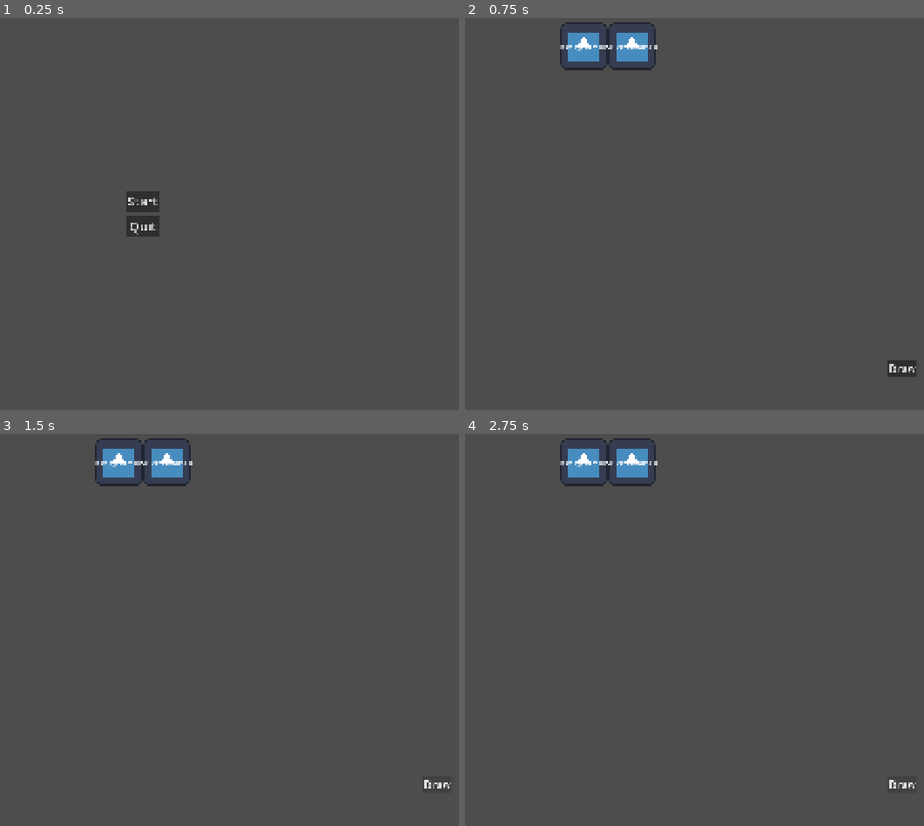
Above: before the commit, frames 1-4 (two rows, left to right).
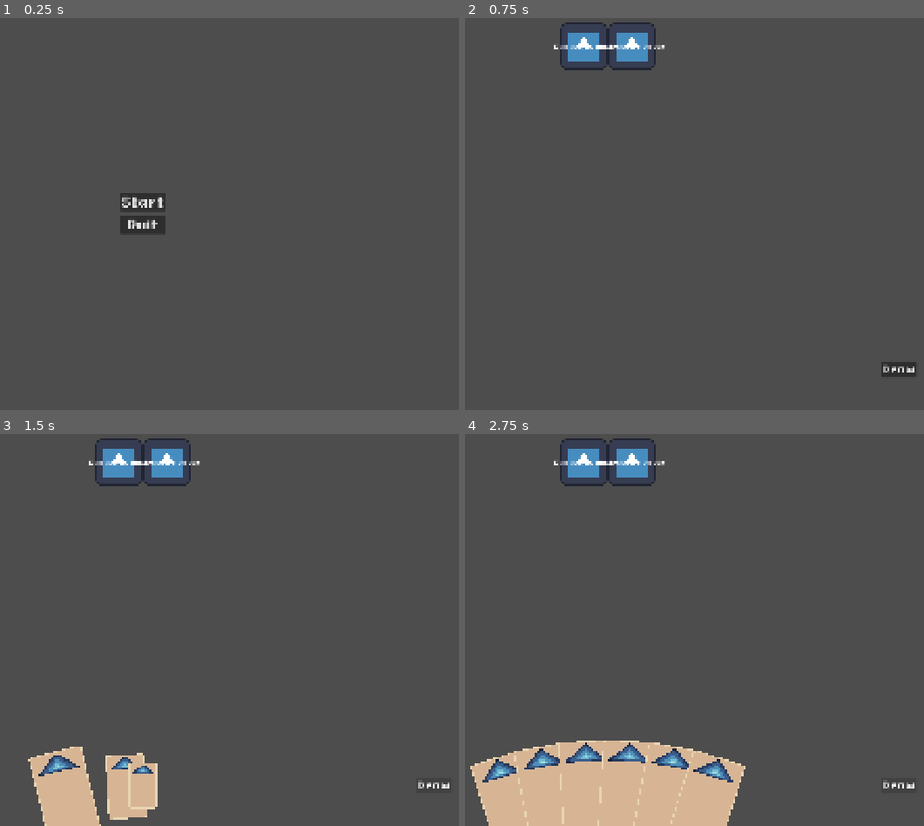
Above: after the commit, the same moments.

Repository: DyslexicWolf/CardGame
Game: Godot game, scene res://assets/Levels/SC_StartScreen.tscn
Same seed, same stepped clock (60 frames per second), same inputs: the game is played once before the commit and once after it. The engine's default icon, where the game draws it, is replaced by a stand-in: a white triangle on a blue panel in a dark square.
Inputs:
- Up to frame 1 (0.25 s): no input
- Up to frame 2 (0.75 s): click "Start" at 0.5 s
- Up to frame 3 (1.5 s): click "Draw" at 1.25 s
- Up to frame 4 (2.75 s): click "Draw" at 2 s

The runs differ from the first frame. In frame 1, 0.5% of the frame differs, in the area x 26-37%, y 44-56%; in frame 2, 0.3%; in frame 3, 4.2%; in frame 4, 11%, in the area x 1-99%, y 6-100%.

Commit message:
Implemented references so now testing of cards can begin

Diff:
--- a/assets/Prefabs/UIStates/PF_CombatUIState.tscn
+++ b/assets/Prefabs/UIStates/PF_CombatUIState.tscn
@@ -6,7 +6,7 @@
 [ext_resource type="PackedScene" uid="uid://csvxc575byp7d" path="res://assets/Prefabs/UI/PF_PlayerHand.tscn" id="4_282om"]
 [ext_resource type="PackedScene" uid="uid://xkxw2o7hnwgj" path="res://assets/Prefabs/UI/PF_BaseCard.tscn" id="5_hpe6p"]
 
-[node name="CombatUIState" type="Control" unique_id=711801117]
+[node name="CombatUIState" type="Control" unique_id=711801117 node_paths=PackedStringArray("player_hand")]
 layout_mode = 3
 anchors_preset = 15
 anchor_right = 1.0
@@ -14,6 +14,7 @@
 grow_horizontal = 2
 grow_vertical = 2
 script = ExtResource("1_f63og")
+player_hand = NodePath("PlayerHand")
 
 [node name="NumbersHBoxContainer" type="HBoxContainer" parent="." unique_id=438555337]
 layout_mode = 1
--- a/assets/Prefabs/UIStates/PF_InventoryUIState.tscn
+++ b/assets/Prefabs/UIStates/PF_InventoryUIState.tscn
@@ -4,6 +4,7 @@
 [ext_resource type="PackedScene" uid="uid://xkxw2o7hnwgj" path="res://assets/Prefabs/UI/PF_BaseCard.tscn" id="2_qclop"]
 [ext_resource type="PackedScene" uid="uid://dbll7yrhb02fl" path="res://assets/Prefabs/UI/PF_InventoryDeckView.tscn" id="2_qmrvt"]
 [ext_resource type="PackedScene" uid="uid://cpqlqd8iprr3k" path="res://assets/Prefabs/UI/PF_InventoryBox.tscn" id="2_ydxjn"]
+[ext_resource type="Resource" uid="uid://b7mfw844gi5yb" path="res://assets/Resources/StartingLoadouts/RES_DefaultStartingLoadout.tres" id="3_gyahp"]
 
 [node name="InventoryUIState" type="Control" unique_id=839982300 node_paths=PackedStringArray("deck_view", "inventory_box_container")]
 layout_mode = 3
@@ -16,6 +17,7 @@
 card_scene = ExtResource("2_qclop")
 deck_view = NodePath("PanelContainer/InventoryDeckView")
 inventory_box_container = NodePath("PanelContainer/InventoryHBoxContainer")
+starting_loadout = ExtResource("3_gyahp")
 
 [node name="PanelContainer" type="PanelContainer" parent="." unique_id=324391274]
 custom_minimum_size = Vector2(1350, 800)
--- /dev/null
+++ b/assets/Resources/CardResources/RES_TestCard.tres
@@ -0,0 +1,11 @@
+[gd_resource type="Resource" script_class="CardResource" format=3 uid="uid://denqx5ycqdhm4"]
+
+[ext_resource type="Texture2D" uid="uid://b0in550o5c4i6" path="res://assets/Art/Enemies/T_Triangle.png" id="1_23c4c"]
+[ext_resource type="Script" uid="uid://kc6opmo1shgd" path="res://assets/Scripts/BaseResources/GD_CardResource.gd" id="1_s4ocr"]
+
+[resource]
+script = ExtResource("1_s4ocr")
+damage = 2
+card_art_texture = ExtResource("1_23c4c")
+energy_cost = 1
+metadata/_custom_type_script = "uid://kc6opmo1shgd"
--- a/assets/Resources/StartingLoadouts/RES_DefaultStartingLoadout.tres
+++ b/assets/Resources/StartingLoadouts/RES_DefaultStartingLoadout.tres
@@ -2,7 +2,9 @@
 
 [ext_resource type="Script" uid="uid://kc6opmo1shgd" path="res://assets/Scripts/BaseResources/GD_CardResource.gd" id="1_t4hoa"]
 [ext_resource type="Script" uid="uid://cxye6rmww4fot" path="res://assets/Scripts/BaseResources/GD_StartingLoadout.gd" id="2_0ewe8"]
+[ext_resource type="Resource" uid="uid://denqx5ycqdhm4" path="res://assets/Resources/CardResources/RES_TestCard.tres" id="2_lfdnb"]
 
 [resource]
 script = ExtResource("2_0ewe8")
+deck_cards = Array[ExtResource("1_t4hoa")]([ExtResource("2_lfdnb"), ExtResource("2_lfdnb"), ExtResource("2_lfdnb"), ExtResource("2_lfdnb"), ExtResource("2_lfdnb"), ExtResource("2_lfdnb"), ExtResource("2_lfdnb")])
 metadata/_custom_type_script = "uid://cxye6rmww4fot"
--- a/assets/Scripts/Singletons/GD_PlayerUI.gd
+++ b/assets/Scripts/Singletons/GD_PlayerUI.gd
@@ -1,12 +1,15 @@
 extends CanvasLayer
 
 signal ui_changed(new_ui_state: State)
+@warning_ignore("unused_signal")
+signal entered_combat()
+@warning_ignore("unused_signal")
+signal exited_combat()
 
 @export var initial_state: State
 
 var current_state: State
 var states: Dictionary = { }
-var in_combat: bool = false
 
 
 func _ready() -> void:
--- a/assets/Scripts/StateMachine/GD_CombatUIState.gd
+++ b/assets/Scripts/StateMachine/GD_CombatUIState.gd
@@ -1,5 +1,7 @@
 class_name CombatUIState
 extends State
+
+@export var player_hand: PlayerHand
 
 var combat_ui_state: CombatUIState
 
@@ -19,13 +21,16 @@
 
 
 func _enter() -> void:
+	PlayerUI.entered_combat.emit()
 	set_process_unhandled_input(true)
 	get_tree().paused = false
 	combat_ui_state.show()
 	call_deferred("input_delay")
+	player_hand.rebuild_deck()
 
 
 func _exit() -> void:
+	PlayerUI.exited_combat.emit()
 	set_process_unhandled_input(false)
 	can_change_state = false
 	combat_ui_state.hide()
--- a/assets/Scripts/UI/GD_PlayerHand.gd
+++ b/assets/Scripts/UI/GD_PlayerHand.gd
@@ -3,8 +3,8 @@
 
 signal card_played(card: BaseCard, global_pos: Vector2) # hook for future mechanics
 
-const MAX_HAND_SIZE := 8
-
+@export var max_hand_size := 8
+@export var draw_amount := 5
 @export var card_scene: PackedScene
 @export var draw_button: Button
 
@@ -19,7 +19,6 @@
 @export var fan_center_offset := 0.0
 
 @export_group("Draw animation")
-@export var draw_count := 5
 @export var draw_duration := 0.22
 @export var draw_stagger := 0.08
 @export var relayout_duration := 0.2
@@ -31,13 +30,13 @@
 
 func _ready() -> void:
 	_player_hand = self
-	_rebuild_deck()
+	rebuild_deck()
 	if draw_button:
 		draw_button.pressed.connect(_on_draw_pressed)
 
 
 func draw_cards(count: int) -> void:
-	var amount := mini(count, mini(MAX_HAND_SIZE - _hand_cards.size(), _deck.size()))
+	var amount := mini(count, mini(max_hand_size - _hand_cards.size(), _deck.size()))
 	if amount <= 0:
 		return
 
@@ -62,7 +61,7 @@
 	_hand_cards.clear()
 
 
-func _rebuild_deck() -> void:
+func rebuild_deck() -> void:
 	_deck.clear()
 	for c in Inventory.deck_cards:
 		if c != null:
@@ -71,7 +70,7 @@
 
 
 func _on_draw_pressed() -> void:
-	draw_cards(draw_count)
+	draw_cards(draw_amount)
 
 
 func _spawn_card(resource: CardResource) -> BaseCard:
--- a/project.godot
+++ b/project.godot
@@ -20,6 +20,10 @@
 PlayerUI="*uid://dqyhypxahe5p0"
 Inventory="*uid://buw0mb1mvjq26"
 
+[debug]
+
+gdscript/warnings/untyped_declaration=2
+
 [display]
 
 window/size/viewport_width=1920
@@ -30,6 +34,10 @@
 [editor_plugins]
 
 enabled=PackedStringArray("res://addons/GDQuest_GDScript_formatter/plugin.cfg", "res://addons/custom_resource_previews/plugin.cfg")
+
+[gui]
+
+theme/custom_font="uid://cyksn77rqnisi"
 
 [input]
 
Binary file added: assets/Art/Fonts/FONT_PixeloidSansBold.otf
Not shown, added: assets/Art/Fonts/FONT_PixeloidSansBold.otf.import
Not shown, removed: assets/Resources/CardResources/Temp.txt
